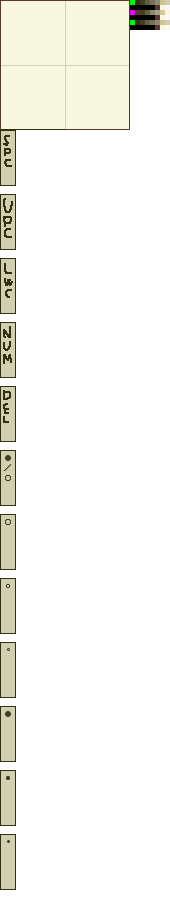
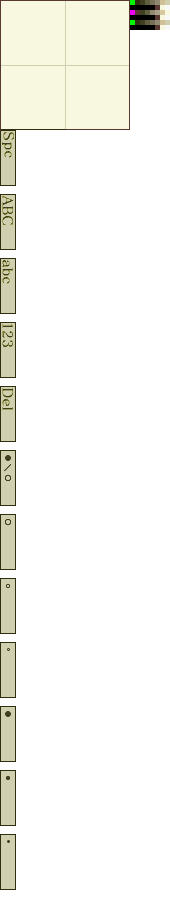
Layers edited between the first and the second 170 × 899 image:
painted on "CMD_00_01_2_0" over [2, 132, 14, 167]
painted on "CMD_00_01_4_0" over [2, 196, 13, 238]
painted on "CMD_00_01_6_0" over [2, 260, 13, 298]
painted on "CMD_00_01_8_0" over [2, 324, 13, 364]
painted on "CMD_00_01_10_0" over [2, 388, 13, 423]
